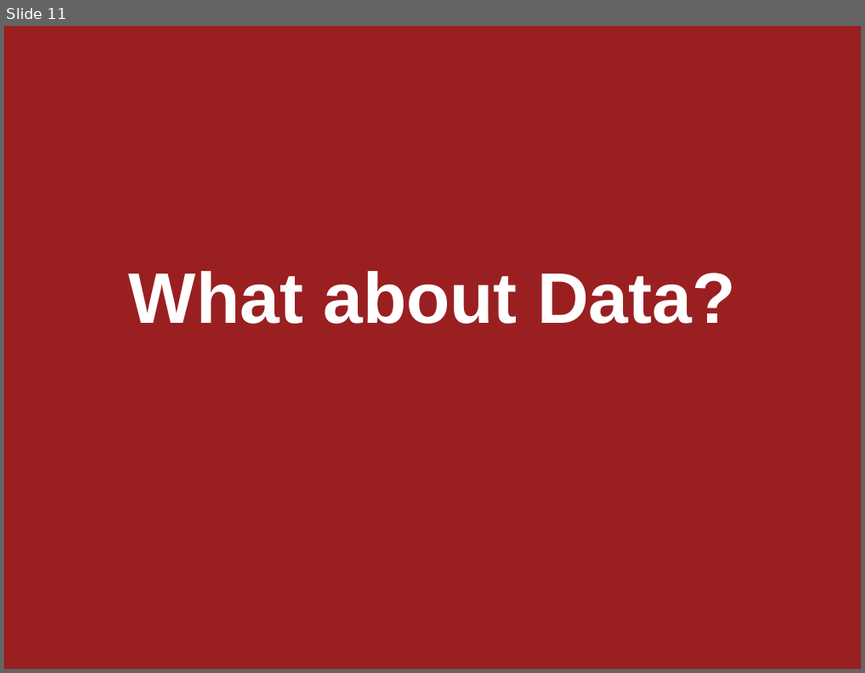
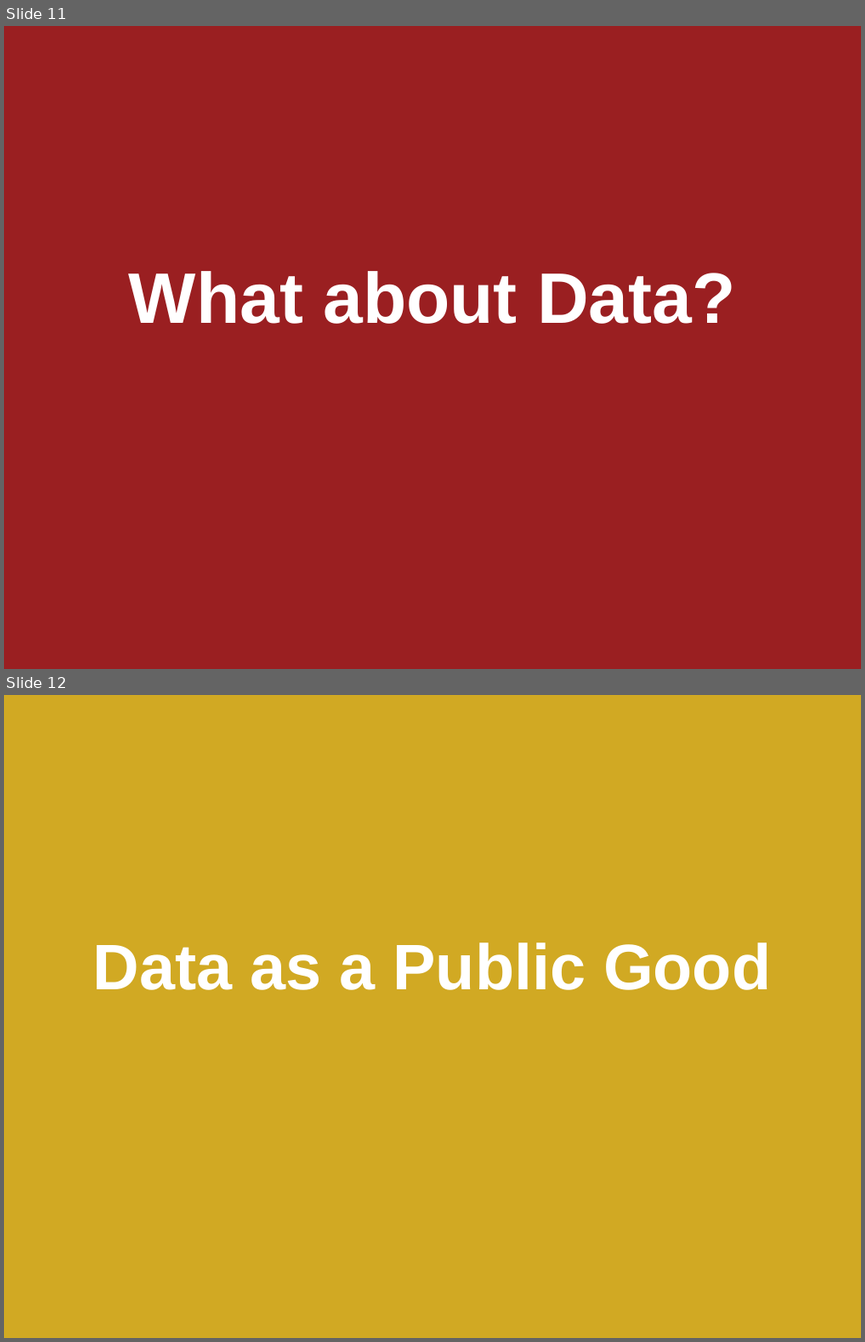
Before and after one commit to bchartoff/umd_class, a slide deck: umd_slides.pptx. Shown one above the other, each under a label of ours: slide 11 before the commit, slides 11 and 12 after it. The pictures are 865x673 and 865x1342 pixels, drawn with LibreOffice and Linux fonts; fonts in the diff are those of the drawing. Boxes give left, top, right and bottom in pixels: in the first picture for what was removed or moved away, otherwise in the second. Text is boxed around its words. In the diff, an @@ line names an element or a change of style, - is before the commit and + after.

```diff
--- a/umd_slides.pptx
+++ b/umd_slides.pptx
@@ slide 12 added at (4,695,861,1338), background #D1A923 @@
@@ title added at (93,942,771,990), 54 pt, text #FFFFFF, bold @@
+Data as a Public Good
```
Also in this commit, not shown: 1 other slide added, 1 other file.
